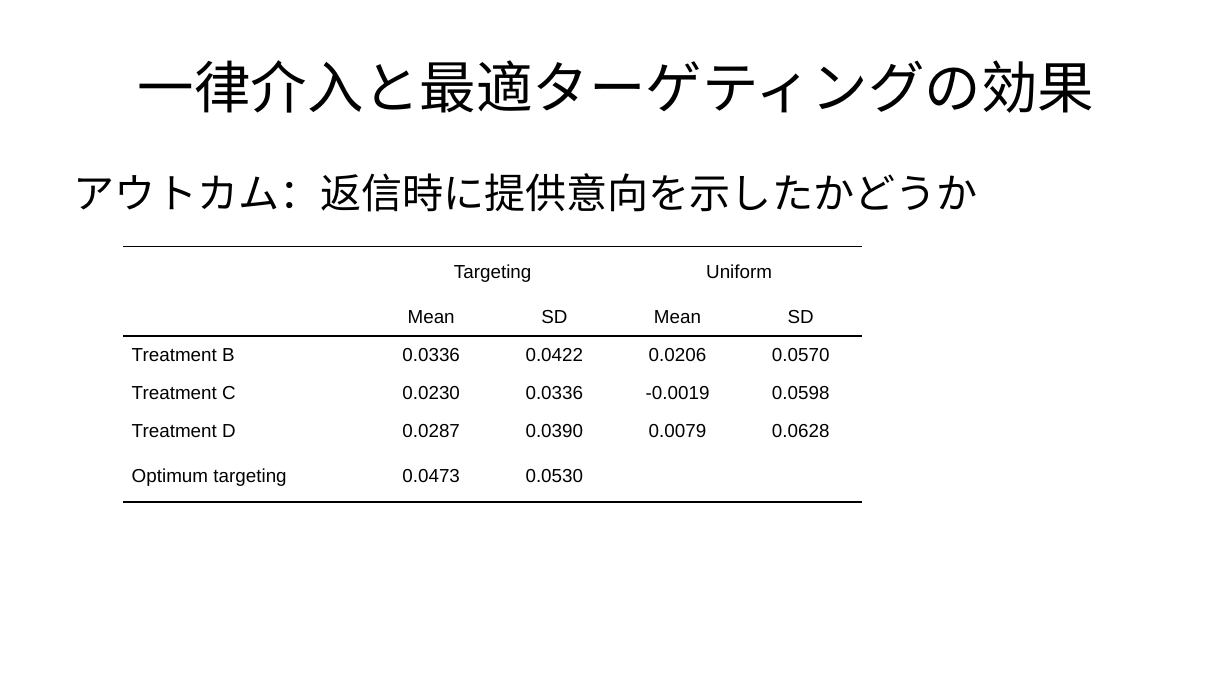
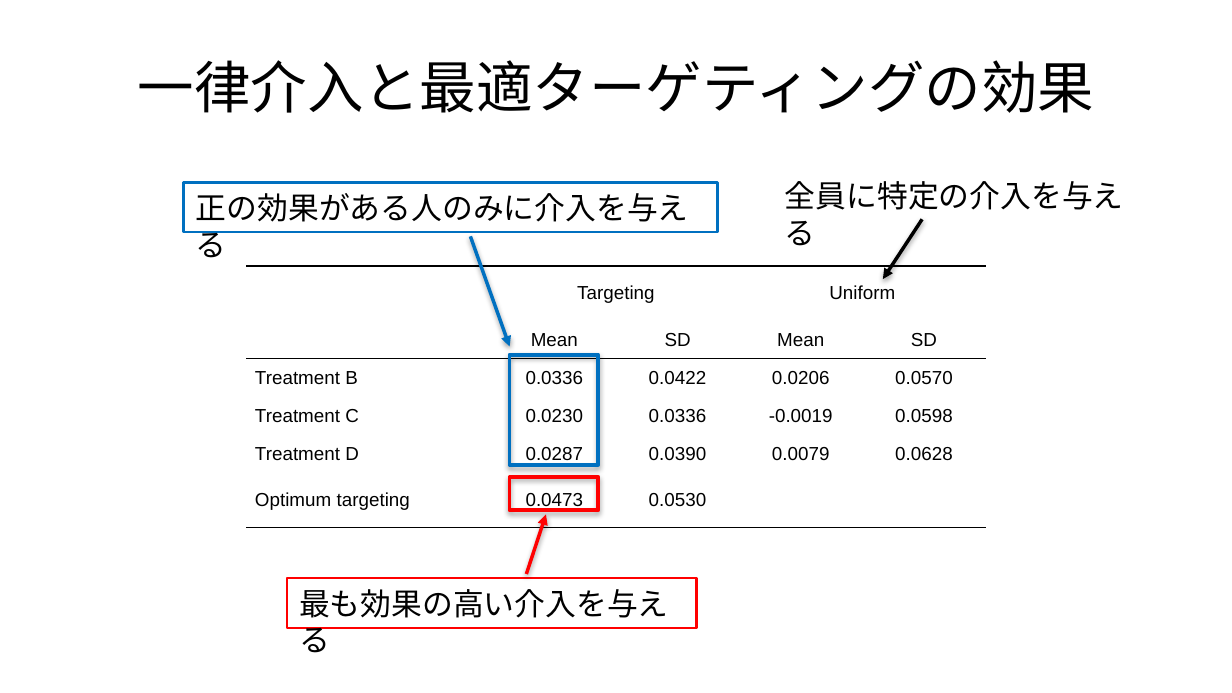
Before and after one commit to JMDP-behavioral-economics/RCT-Nudge, a slide deck: slide 6 of targeting.pptx (slide 2 before the commit). Drawn at 1232x693 pixels with LibreOffice and Linux fonts; fonts in the diff are those of the drawing. Boxes give left, top, right and bottom in pixels: in the first picture for what was removed or moved away, otherwise in the second. Text is boxed around its words. In the diff, an @@ line names an element or a change of style, - is before the commit and + after.

```diff
--- a/targeting.pptx
+++ b/targeting.pptx
@@ text removed at bbox=[74, 173, 978, 212] @@
-アウトカム：返信時に提供意向を示したかどうか
@@ rectangle added at bbox=[184, 182, 717, 232], outline #0070C0 1.5 pt, 18 pt, text #000000 @@
+正の効果がある人のみに介入を与える
@@ text added at bbox=[785, 181, 1124, 210], 18 pt, text #000000 @@
+全員に特定の介入を与える
@@ arrow added from (471, 237) to (510, 346), #0070C0 2 pt @@
@@ arrow added from (922, 219) to (883, 280), #000000 2 pt @@
@@ table at bbox=[246, 266, 986, 515] @@
@@ borders changed @@
@@ table: place and size @@
-table at bbox=[123, 246, 862, 693]
+table at bbox=[246, 266, 986, 515]
@@ rectangle added at bbox=[510, 355, 599, 464], outline #0070C0 2.25 pt @@
@@ rectangle added at bbox=[510, 477, 599, 510], outline #FF0000 2.25 pt @@
@@ arrow added from (526, 574) to (546, 515), #FF0000 2 pt @@
@@ rectangle added at bbox=[287, 578, 696, 627], outline #FF0000 1.5 pt, 18 pt, text #000000 @@
+最も効果の高い介入を与える
```
Also in this commit, not shown: 4 other slides changed, 4 slides added.
